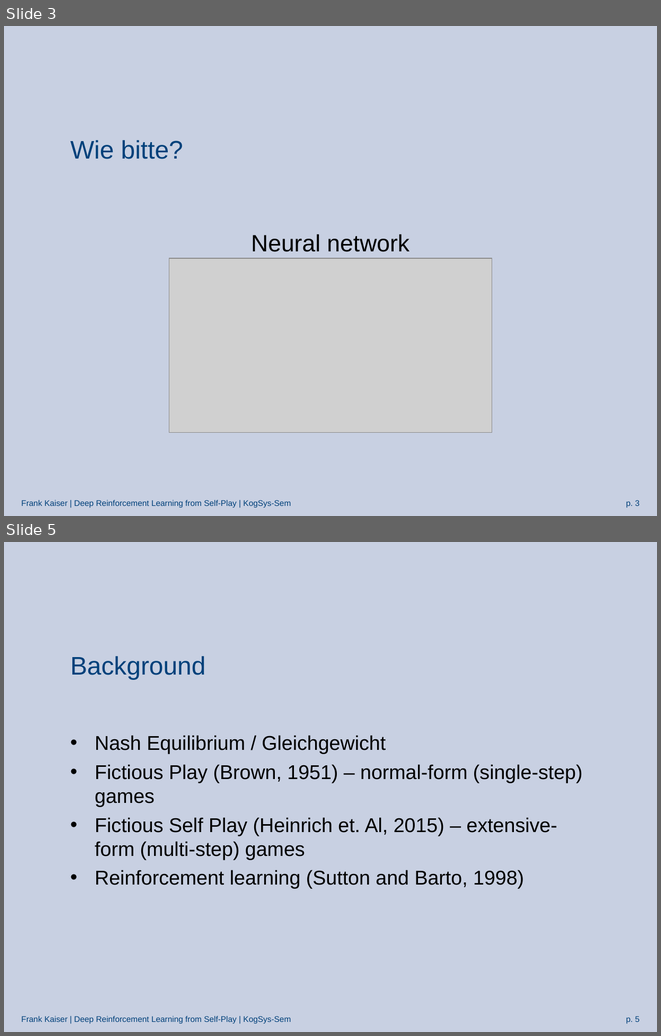
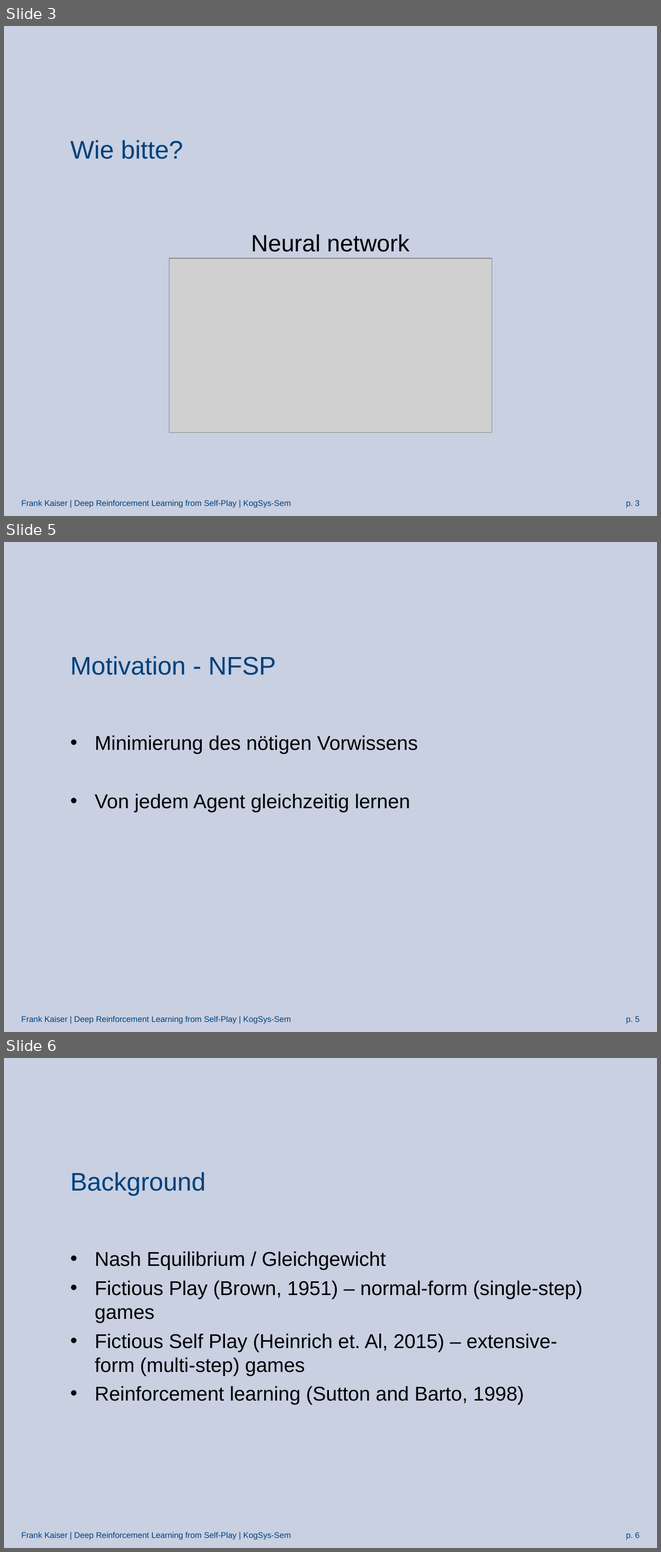
Before and after one commit to Arosares/studies, a slide deck: KogSys-Sem/Präsentation_nfsp.odp. Shown one above the other, each under a label of ours: slides 3 and 5 before the commit, slides 3, 5 and 6 after it; the slides between them are not shown. The pictures are 661x1036 and 661x1552 pixels, drawn with LibreOffice and Linux fonts; fonts in the diff are those of the drawing; grey boxes stand for pictures; background and template pictures are left out. Boxes give left, top, right and bottom in pixels: in the first picture for what was removed or moved away, otherwise in the second. Text is boxed around its words. In the diff, an @@ line names an element or a change of style, - is before the commit and + after.

```diff
--- a/KogSys-Sem/Präsentation_nfsp.odp
+++ b/KogSys-Sem/Präsentation_nfsp.odp
@@ slide 5 added at <box>4,542,657,1032</box>, background picture (left out); not listed: 2 template elements that a slide beside it also shows @@
@@ title added at <box>70,656,276,675</box>, 28 pt, text #00407A @@
+Motivation - NFSP
@@ text added at <box>95,735,418,812</box>, 22 pt, text #000000 @@
+• Minimierung des nötigen Vorwissens
+• Von jedem Agent gleichzeitig lernen
@@ what was slide 5 is now slide 6 @@
@@ page number at <box>626,1532,640,1539</box>: text changed @@
-p. 5
+p. 6
```
Also in this commit, not shown: 2 slides changed, 1 other slide added, 1 slide removed, 1 other file.
